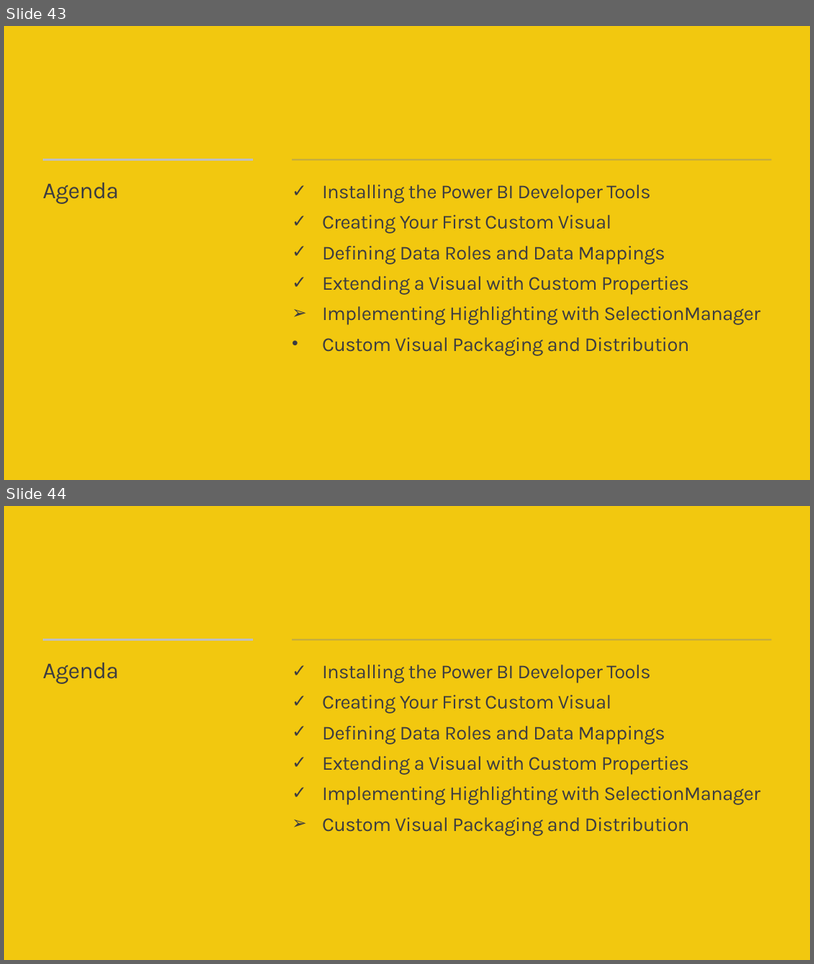
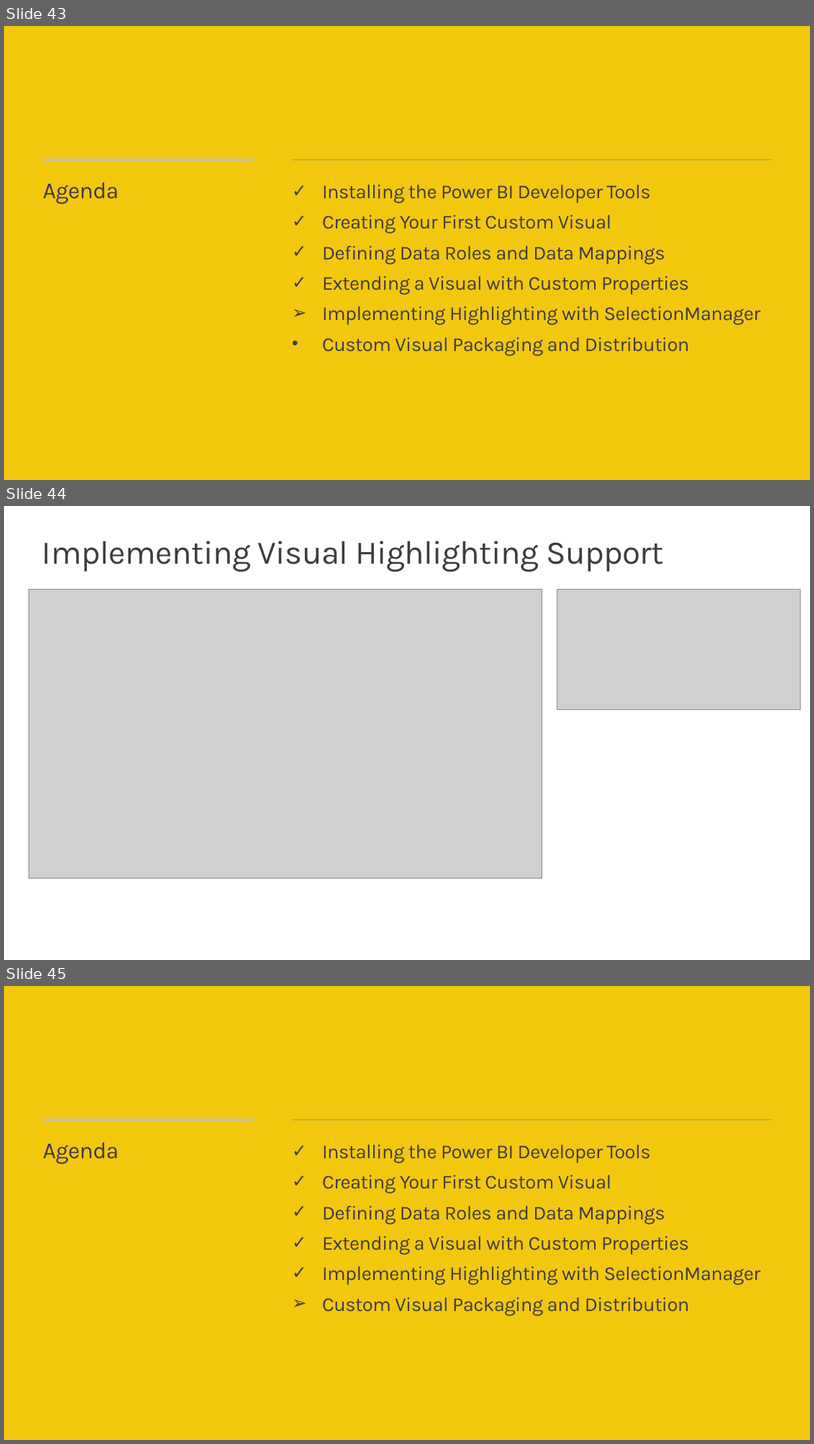
Before and after one commit to PowerBiDevCamp/Camp-Sessions, a slide deck: Session 06 - Developing Custom Visuals for Power BI.pptx. Shown one above the other, each under a label of ours: slides 43 and 44 before the commit, slides 43, 44 and 45 after it. The pictures are 814x964 and 814x1444 pixels, drawn with LibreOffice and Linux fonts; fonts in the diff are those of the drawing; grey boxes stand for pictures; background and template pictures are left out. Boxes give left, top, right and bottom in pixels: in the first picture for what was removed or moved away, otherwise in the second. Text is boxed around its words. In the diff, an @@ line names an element or a change of style, - is before the commit and + after.

```diff
--- a/Session 06 - Developing Custom Visuals for Power BI.pptx
+++ b/Session 06 - Developing Custom Visuals for Power BI.pptx
@@ slide 44 added at [4, 506, 810, 960], background #FFFFFF @@
@@ title added at [42, 541, 664, 572], 40 pt, text #3C3C41 @@
+Implementing Visual Highlighting Support
@@ picture added at [29, 589, 543, 878] @@
@@ picture added at [557, 589, 801, 709] @@
@@ what was slide 44 is now slide 45 @@
```
Also in this commit, not shown: 6 slides changed, 1 other file.
